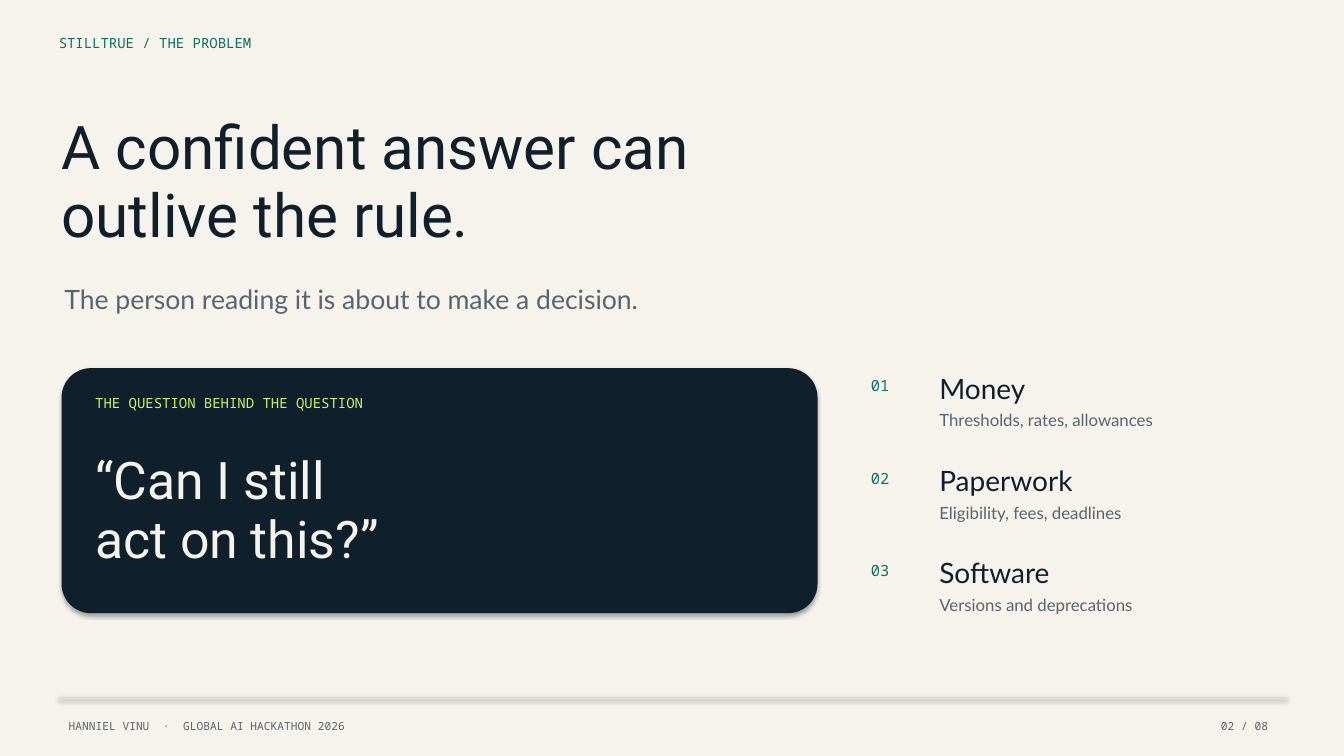
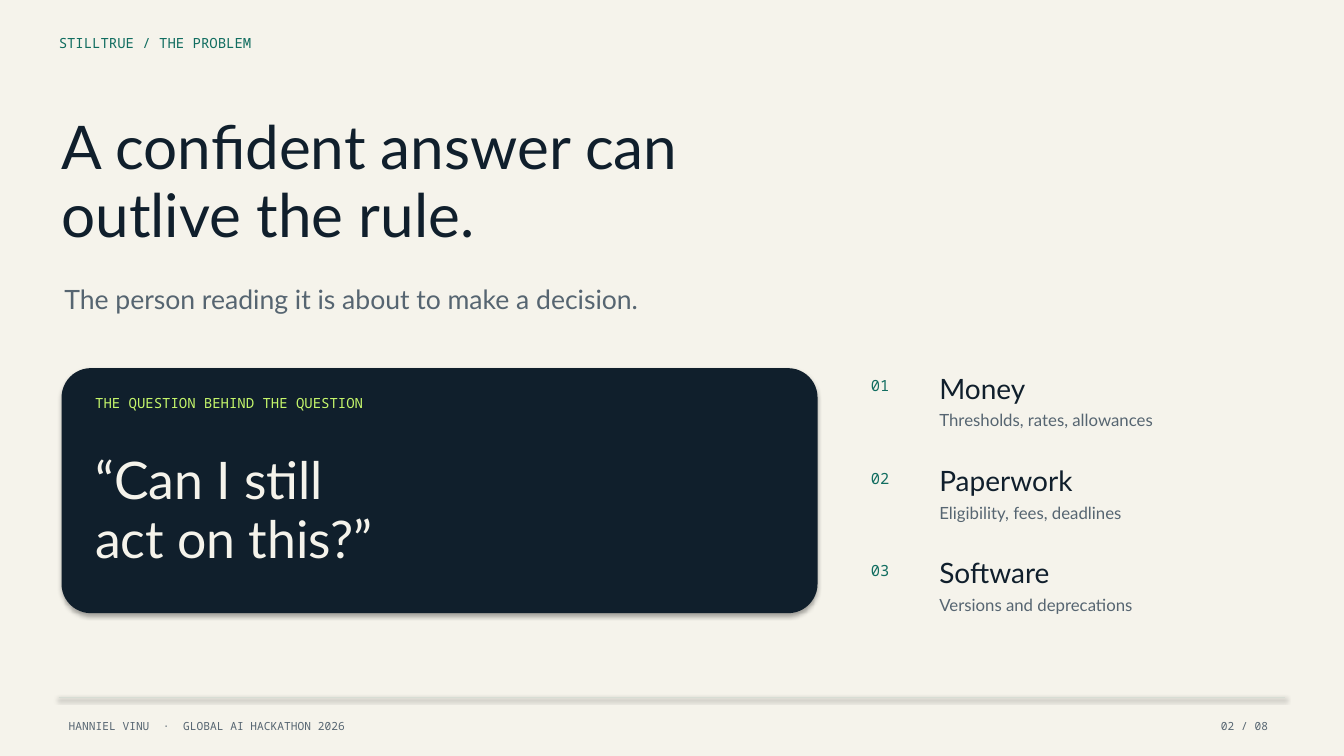
Before and after one commit to hannielvinu/StillTrue, a slide deck: slide 2 of docs/presentation/StillTrue_Editable.pptx. Drawn at 1344x756 pixels with LibreOffice and Linux fonts; fonts in the diff are those of the drawing. Boxes give left, top, right and bottom in pixels: in the first picture for what was removed or moved away, otherwise in the second. Text is boxed around its words. In the diff, an @@ line names an element or a change of style, - is before the commit and + after.

Commit message:
style: refine pitch typography with Space Grotesk and Inter

```diff
--- a/docs/presentation/StillTrue_Editable.pptx
+++ b/docs/presentation/StillTrue_Editable.pptx
@@ text "A confident answer can" at [62,124,677,238]: font Roboto to Lato @@
@@ text "“Can I still" at [95,459,373,559]: font Roboto to Lato @@
```
Also in this commit, not shown: 7 other slides changed, 9 other files.
